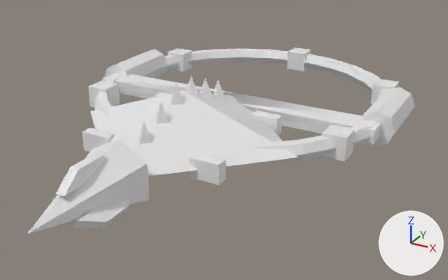
What one commit did to the OBJ model assets/meshes/hull_sarn_frigate.obj.
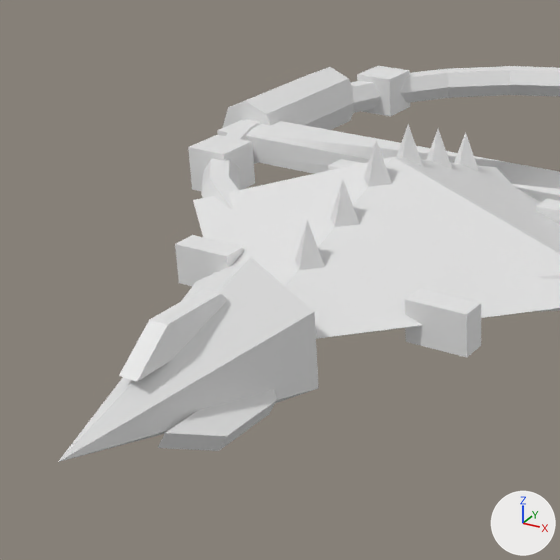
Each version is shown whole from a camera (50 mm lens) standing at (2.25, -3.85, 2.08) and looking at (0.15, -0.02, 0.17), then close up on the part from 0% to 59% of the width and 6% to 100% of the height. The axes (+X, +Y, +Z) are drawn at lower right. The lights are the same throughout. The first two pictures are the older version. Where no turn or scale is listed for an object, it has been applied to the vertices. Vertices at exactly the same position are counted once.

The scene before the commit, as lines of its bpy script (objects in view):
```python
me_hull_sarn_frigate = bpy.data.meshes.new('hull_sarn_frigate')
me_hull_sarn_frigate.from_pydata(...)  # 380 vertices, 648 faces; spans x -1.34..1.34, y -1.9..1.9, z 0.0..0.72
ob_hull_sarn_frigate = bpy.data.objects.new('hull_sarn_frigate', me_hull_sarn_frigate)
ob_hull_sarn_frigate.location = (0.0, 0.0, 0.0)
```
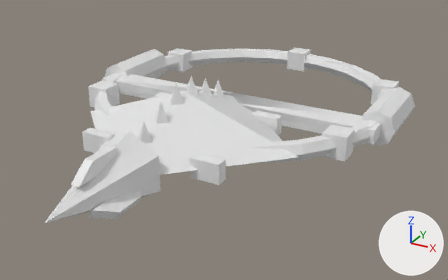
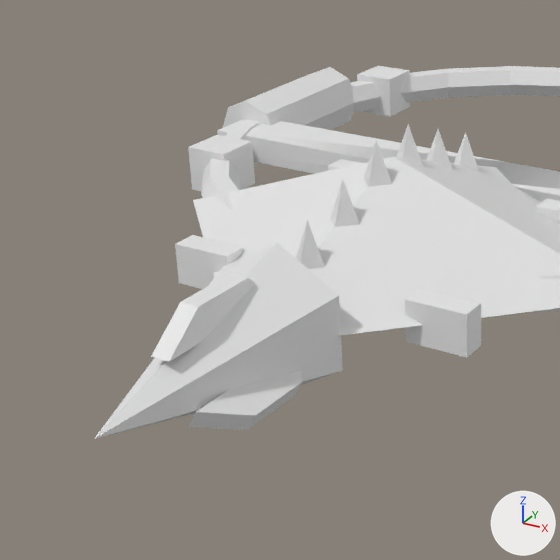
The newer file is also rescaled (x1.034), turned or shifted as a whole; pictures and numbers use the older file's frame.

Boxes (x1, y1, x2, y2) around the edits, measured in the close-ups (560 x 560 px; the box of a moved part takes in the faces that stretch with it):
```json
{"object": "hull_sarn_frigate", "change": "reshaped", "before": [58, 66, 560, 462], "after": [94, 66, 560, 439]}
{"part": 1, "of": "me_hull_sarn_frigate", "change": "moved or reshaped", "before": [58, 257, 319, 462], "after": [94, 243, 343, 439]}
{"part": 2, "of": "me_hull_sarn_frigate", "change": "moved or reshaped", "before": [119, 289, 227, 381], "after": [151, 273, 255, 362]}
{"part": 3, "of": "me_hull_sarn_frigate", "change": "moved or reshaped", "before": [158, 389, 277, 451], "after": [189, 371, 303, 430]}
```

The change, as JSON lines over the scene's bpy script:
```json
{"block": "me_hull_sarn_frigate", "where": "# used by ob_hull_sarn_frigate; location = (0.0, 0.0, 0.0)"}
{"op": "remove", "block": "me_hull_sarn_frigate", "code": "me_hull_sarn_frigate.from_pydata(...)  # 380 vertices, 648 faces; spans x -1.34..1.34, y -1.9..1.9, z 0.0..0.72"}
{"op": "add", "block": "me_hull_sarn_frigate", "code": "me_hull_sarn_frigate.from_pydata(...)  # 380 vertices, 648 faces; spans x -1.34..1.34, y -1.78..1.9, z 0.0..0.72"}
{"block": "me_hull_sarn_frigate", "change": "me_hull_sarn_frigate part 1: the loose piece of 8 vertices spanning x -0.21..0.21, y -1.9..-1.1, z 0.07..0.57 is moved by (0.0, 0.12, 0.0)"}
{"block": "me_hull_sarn_frigate", "change": "me_hull_sarn_frigate part 2: the loose piece of 8 vertices spanning x -0.03..0.03, y -1.63..-1.19, z 0.42..0.53 is moved by (0.0, 0.12, 0.0)"}
{"block": "me_hull_sarn_frigate", "change": "me_hull_sarn_frigate part 3: the loose piece of 8 vertices spanning x 0.08..0.2, y -1.63..-1.19, z 0.18..0.29 is moved by (0.0, 0.12, 0.0)"}
{"block": "me_hull_sarn_frigate", "change": "other edits to the shape of me_hull_sarn_frigate do not show in these pictures"}
```
